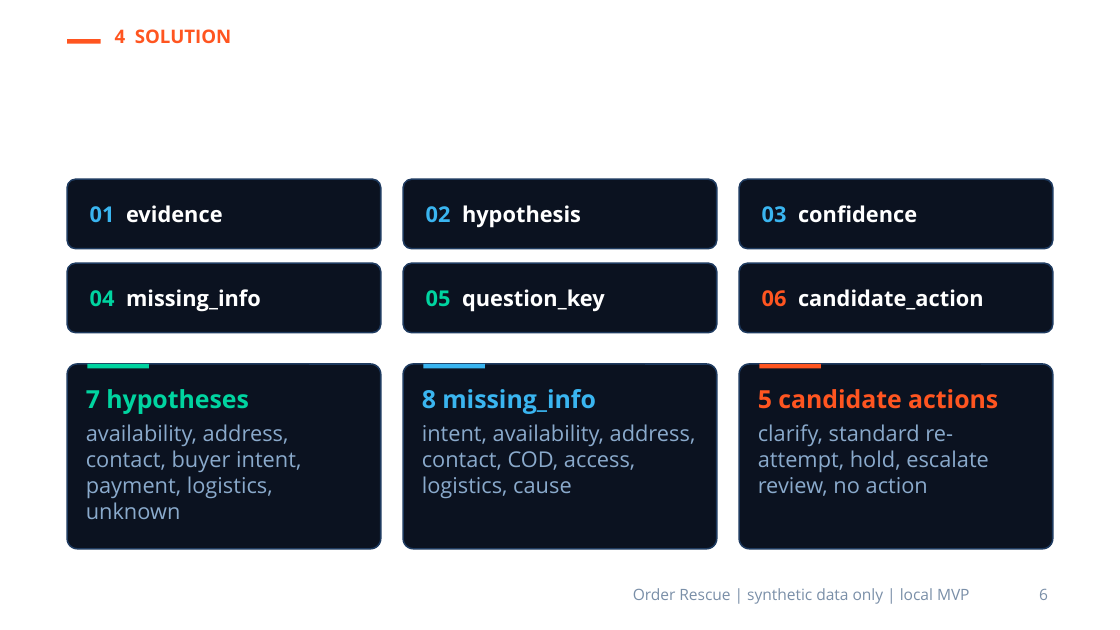
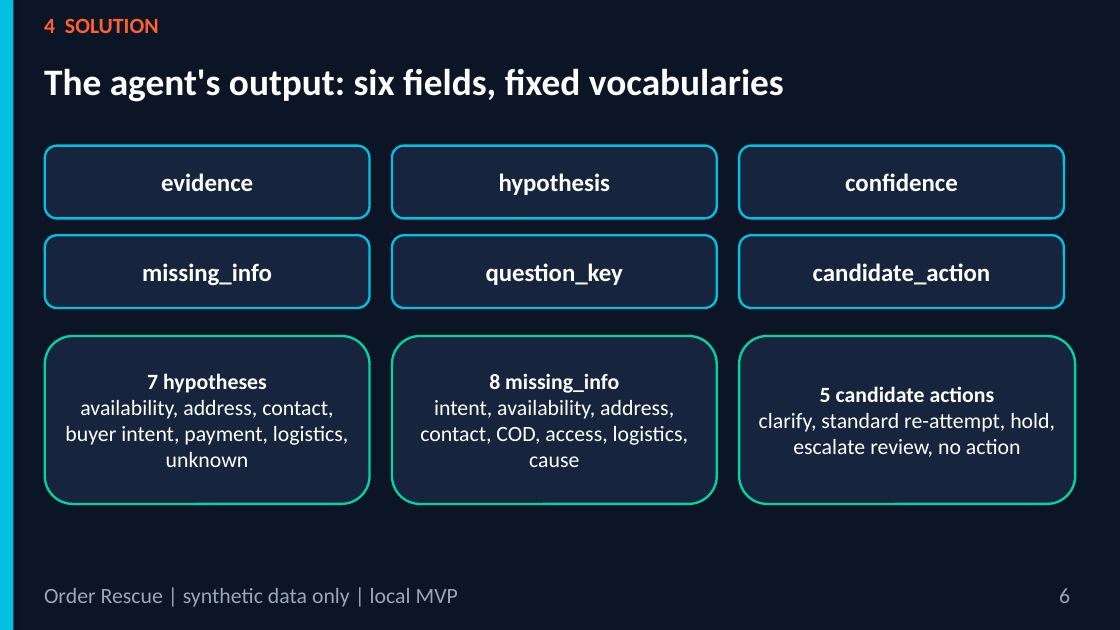
Before and after one commit to PhucNg2k/OrderResuce-Agent-Skill, a slide deck: slide 6 of docs/slides/Order_Rescue_Pitch_Deck.pptx. Drawn at 1120x630 pixels with LibreOffice and Linux fonts; fonts in the diff are those of the drawing; background and template pictures are left out. Boxes give left, top, right and bottom in pixels: in the first picture for what was removed or moved away, otherwise in the second. Text is boxed around its words. In the diff, an @@ line names an element or a change of style, - is before the commit and + after.

```diff
--- a/docs/slides/Order_Rescue_Pitch_Deck.pptx
+++ b/docs/slides/Order_Rescue_Pitch_Deck.pptx
@@ background picture (left out) to #0B1526 @@
@@ rectangle added at [0,0,13,629], fill #00C2E0 @@
@@ text "4 SOLUTION": place and size @@
-text "4 SOLUTION" at [115,29,231,43]
+text "4 SOLUTION" at [44,18,159,33]
@@ text "4 SOLUTION" at [44,18,159,33]: size 12 to 14 pt, font Open Sans to Calibri, text colour #FF5520 to #FF6030; more space between paragraphs @@
@@ text "The agent's output: six fields, ...": place and size @@
-text "The agent's output: six fields, ..." at [67,56,1008,166]
+text "The agent's output: six fields, ..." at [44,68,784,102]
@@ text "The agent's output: six fields, ..." at [44,68,784,102]: size 26 to 24 pt, font Open Sans to Calibri; more space between paragraphs @@
@@ rectangle removed at [67,39,101,44] @@
@@ fill #0B1220 to #16253D; outline #1E3A5F 1 pt to #00C2E0 1.5 pt; proportions changed in 6 elements at [392,235,717,308], [739,235,1064,308], [45,235,370,308], [392,146,717,218], [739,146,1064,218], [45,146,370,218] @@
@@ rounded rectangle "evidence": place and size @@
-rounded rectangle "evidence" at [67,179,381,249]
+rounded rectangle "evidence" at [45,146,370,218]
@@ rounded rectangle "hypothesis": place and size @@
-rounded rectangle "hypothesis" at [403,179,717,249]
+rounded rectangle "hypothesis" at [392,146,717,218]
@@ rounded rectangle "confidence": place and size @@
-rounded rectangle "confidence" at [739,179,1053,249]
+rounded rectangle "confidence" at [739,146,1064,218]
@@ text in rounded rectangle at [161,173,253,191]: text changed; size 14 to 16 pt; font Open Sans to Calibri @@
-01 evidence
+evidence
@@ text in rounded rectangle at [499,173,611,195]: text changed; size 14 to 16 pt; font Open Sans to Calibri @@
-02 hypothesis
+hypothesis
@@ text in rounded rectangle at [845,173,958,191]: text changed; size 14 to 16 pt; font Open Sans to Calibri @@
-03 confidence
+confidence
@@ rounded rectangle "missing_info": place and size @@
-rounded rectangle "missing_info" at [67,263,381,333]
+rounded rectangle "missing_info" at [45,235,370,308]
@@ rounded rectangle "question_key": place and size @@
-rounded rectangle "question_key" at [403,263,717,333]
+rounded rectangle "question_key" at [392,235,717,308]
@@ rounded rectangle "candidate_action": place and size @@
-rounded rectangle "candidate_action" at [739,263,1053,333]
+rounded rectangle "candidate_action" at [739,235,1064,308]
@@ text in rounded rectangle at [142,263,272,286]: text changed; size 14 to 16 pt; font Open Sans to Calibri @@
-04 missing_info
+missing_info
@@ text in rounded rectangle at [486,263,623,285]: text changed; size 14 to 16 pt; font Open Sans to Calibri @@
-05 question_key
+question_key
@@ text in rounded rectangle at [813,263,990,285]: text changed; size 14 to 16 pt; font Open Sans to Calibri @@
-06 candidate_action
+candidate_action
@@ rounded rectangle "7 hypotheses": place and size @@
-rounded rectangle "7 hypotheses" at [67,364,381,549]
+rounded rectangle "7 hypotheses" at [45,336,370,504]
@@ rounded rectangle "7 hypotheses" at [45,336,370,504]: size 16 to 14 pt, text colour #00D4A0 to #FFFFFF in "7 hypotheses"; font Open Sans to Calibri; text colour #8AAACC to #FFFFFF in "availability, address, contact, buyer intent, payment, logis ..."; alignment left to centre; less space between paragraphs; vertical alignment top to middle; fill #0B1220 to #16253D; outline #1E3A5F 1 pt to #00D4A0 1.5 pt; proportions changed @@
@@ rounded rectangle "8 missing_info": place and size @@
-rounded rectangle "8 missing_info" at [403,364,717,549]
+rounded rectangle "8 missing_info" at [392,336,717,504]
@@ rounded rectangle "8 missing_info" at [392,336,717,504]: size 16 to 14 pt, text colour #3AB5F0 to #FFFFFF in "8 missing_info"; font Open Sans to Calibri; text colour #8AAACC to #FFFFFF in "intent, availability, address, contact, COD, access, logisti ..."; alignment left to centre; less space between paragraphs; vertical alignment top to middle; fill #0B1220 to #16253D; outline #1E3A5F 1 pt to #00D4A0 1.5 pt; proportions changed @@
@@ rounded rectangle "5 candidate actions": place and size @@
-rounded rectangle "5 candidate actions" at [739,364,1053,549]
+rounded rectangle "5 candidate actions" at [739,336,1075,504]
@@ rounded rectangle "5 candidate actions" at [739,336,1075,504]: size 16 to 14 pt, text colour #FF5520 to #FFFFFF in "5 candidate actions"; font Open Sans to Calibri; text colour #8AAACC to #FFFFFF in "clarify, standard re-attempt, hold, escalate review, no ..."; alignment left to centre; less space between paragraphs; vertical alignment top to middle; fill #0B1220 to #16253D; outline #1E3A5F 1 pt to #00D4A0 1.5 pt; proportions changed @@
@@ rectangle removed at [87,364,149,368] @@
@@ rectangle removed at [423,364,485,368] @@
@@ rectangle removed at [759,364,821,368] @@
@@ text "Order Rescue | synthetic data ...": place and size @@
-text "Order Rescue | synthetic data ..." at [633,588,970,604]
+text "Order Rescue | synthetic data ..." at [44,588,458,607]
@@ text "Order Rescue | synthetic data ..." at [44,588,458,607]: size 10 to 14 pt, font Open Sans to Calibri, text colour #7A8FA8 to #9AA7B8; alignment right to left; more space between paragraphs @@
@@ text "6": place and size @@
-text "6" at [1039,589,1048,600]
+text "6" at [1059,588,1070,603]
@@ text "6" at [1059,588,1070,603]: size 10 to 14 pt, font Open Sans to Calibri, text colour #7A8FA8 to #9AA7B8; more space between paragraphs @@
```
Also in this commit, not shown: 14 other slides changed, 4 other files.
